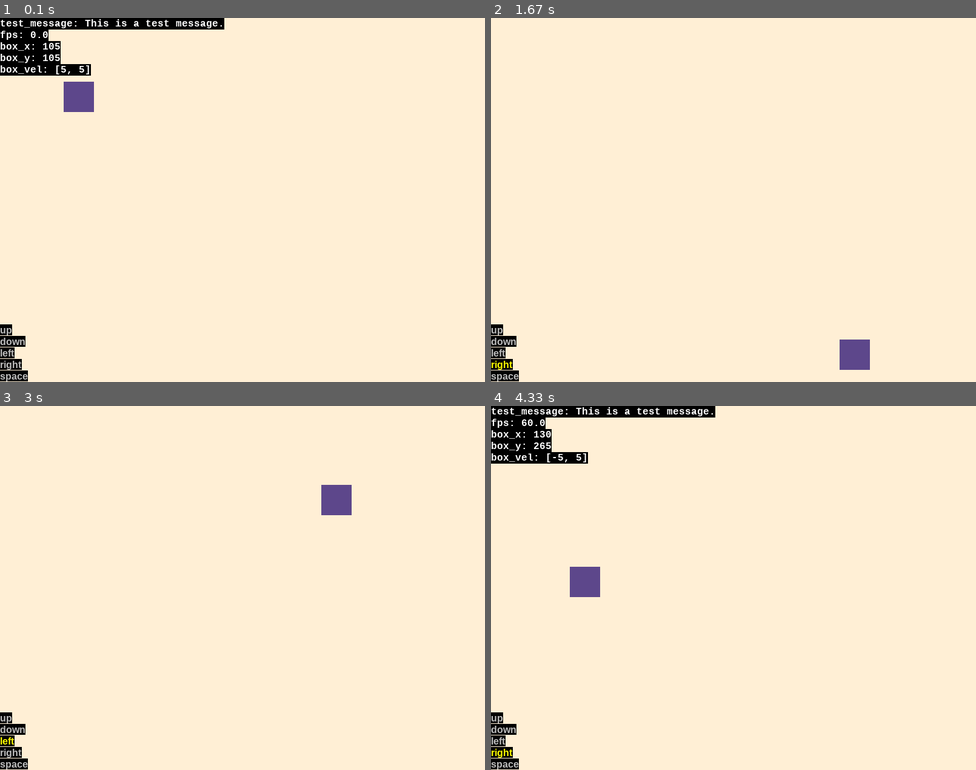
Above: before the commit, frames 1-4 (two rows, left to right).
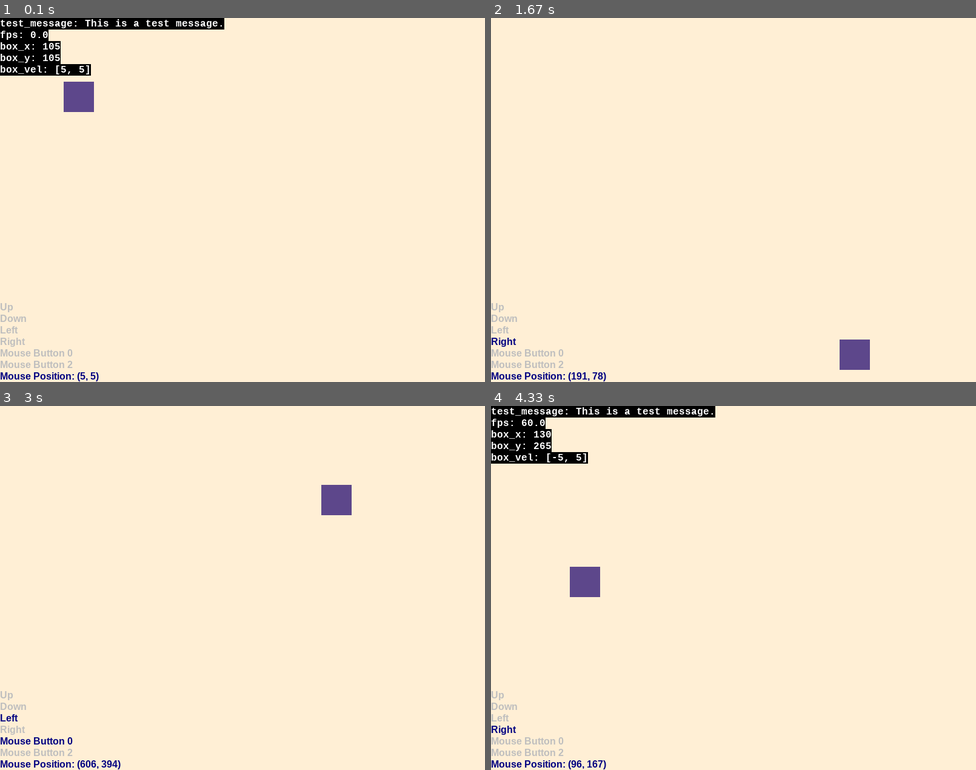
Above: after the commit, the same moments.

Repository: joshjaysalazar/pygame-utility-pack
Game: pygame game, started from examples/debug_example.py
Same seed, same stepped clock (60 frames per second), same inputs: the game is played once before the commit and once after it.
Inputs (mouse positions are in pixels of both pictures, inside the frame that each line leads up to):
- Up to frame 1 (0.1 s): no input
- Up to frame 2 (1.67 s): hold Right 0.33-0.8 s; move the mouse to (714, 214) at 0.37 s; press the mouse at (583, 145) at 0.87 s; move the mouse to (583, 214) at 0.97 s; release the mouse at (583, 287) at 1.1 s; hold Up 1.17-1.47 s; click (806, 72) at 1.25 s; hold Right from 1.5 s (still down); click (607, 65) at 1.58 s; tap V at 1.65 s
- Up to frame 3 (3 s): release Right at 1.97 s; hold Left 2-2.53 s; click (67, 577) at 2.08 s; hold Down 2.57-2.87 s; click (242, 631) at 2.65 s; hold Left from 2.9 s (still down); click (368, 646) at 2.98 s
- Up to frame 4 (4.33 s): tap V at 3.05 s; release Left at 3.3 s; hold Up 3.33-3.7 s; click (830, 558) at 3.42 s; hold Right from 3.73 s (still down); click (549, 507) at 3.82 s

The runs differ from the first frame. In frame 1, 1.0% of the frame differs, in the area x 0-21%, y 78-100%; in frame 2, 1.1%; in frame 3, 1.1%, in the area x 0-25%, y 78-100%; in frame 4, 1.1%.

Commit message:
Added mouse functionality to input_overlay

Diff:
--- a/examples/debug_example.py
+++ b/examples/debug_example.py
@@ -32,13 +32,14 @@
         self.debug_overlay = DebugOverlay(self.screen)
         self.input_overlay = InputOverlay(
             self.screen,
-            expected_inputs=[
+            expected_keys=[
                 pygame.K_UP,
                 pygame.K_DOWN,
                 pygame.K_LEFT,
-                pygame.K_RIGHT,
-                pygame.K_SPACE
-            ]
+                pygame.K_RIGHT
+            ],
+            expected_mouse_buttons=[0, 2],
+            show_mouse_position=True
         )
 
         # Set overlay fonts (debug_overlay uses default font)
@@ -47,7 +48,7 @@
                 size=16,
                 bold=True,
                 italic=False,
-                color="yellow"
+                color="navy"
             )
 
         # Create a Box instance
@@ -93,7 +94,10 @@
             )
 
             # Draw the input overlay in the bottom-left corner
-            self.input_overlay.draw(position="bottomleft")
+            self.input_overlay.draw(
+                position="bottomleft",
+                background_enabled=False
+                )
 
             # Update the display and limit the framerate
             pygame.display.flip()
--- a/pygkit/debug/input_overlay.py
+++ b/pygkit/debug/input_overlay.py
@@ -3,19 +3,28 @@
 
 
 class InputOverlay(DebugOverlay):
-    def __init__(self, screen, expected_inputs=None):
+    def __init__(
+            self,
+            screen,
+            expected_keys=None,
+            expected_mouse_buttons=None,
+            show_mouse_position=False
+        ):
         super().__init__(screen)
 
         # Member variables
         self.screen = screen
-        self.expected_inputs = expected_inputs
+        self.expected_keys = expected_keys
+        self.expected_mouse_buttons = expected_mouse_buttons
+        self.show_mouse_position = show_mouse_position
 
         # Set of currently active inputs
-        self.current_inputs = set()
+        self.current_keys = set()
+        self.current_mouse_buttons = set()
 
         # Setup keyboard keys to check
-        if self.expected_inputs:
-            self.keys_to_check = self.expected_inputs
+        if self.expected_keys:
+            self.keys_to_check = self.expected_keys
         else:
             self.keys_to_check = []
             for key in dir(pygame):
@@ -23,32 +32,63 @@
                     self.keys_to_check.append(getattr(pygame, key))
 
     def update_current_inputs(self):
+        # Update keyboard inputs
         pressed_keys = pygame.key.get_pressed()
-
         for key_code in self.keys_to_check:
             if pressed_keys[key_code]:
-                self.current_inputs.add(key_code)
+                self.current_keys.add(key_code)
             else:
-                self.current_inputs.discard(key_code)
+                self.current_keys.discard(key_code)
+
+        # Update mouse inputs
+        pressed_mouse_buttons = pygame.mouse.get_pressed()
+        for button_code in range(len(pressed_mouse_buttons)):
+            if pressed_mouse_buttons[button_code]:
+                self.current_mouse_buttons.add(button_code)
+            else:
+                self.current_mouse_buttons.discard(button_code)
 
     def get_text_surfaces(self):
         self.update_current_inputs()
 
-        # Set the inputs to draw
-        if self.expected_inputs:
-            inputs_to_draw = self.expected_inputs
+        # Set the keyboard inputs to draw
+        if self.expected_keys:
+            inputs_to_draw = self.expected_keys
         else:
-            inputs_to_draw = list(self.current_inputs)
+            inputs_to_draw = list(self.current_keys)
 
-        # Create text surfaces for variables
+        # Create text surfaces
         text_surfaces = []
+
+        # Create surfaces for keyboard inputs
         for input_code in inputs_to_draw:
             input_name = pygame.key.name(input_code)
-            if input_code in self.current_inputs:
+            if input_code in self.current_keys:
                 input_color = self.font_color
             else:
                 input_color = "grey"
-            text = self.font.render(input_name, True, input_color)
+            text = self.font.render(input_name.title(), True, input_color)
+            text_surfaces.append(text)
+
+        # Create surfaces for mouse buttons
+        if self.expected_mouse_buttons:
+            buttons_to_draw = self.expected_mouse_buttons
+        else:
+            buttons_to_draw = list(self.current_mouse_buttons)
+        for button_code in buttons_to_draw:
+            button_name = f"Mouse Button {button_code}"
+            if button_code in self.current_mouse_buttons:
+                button_color = self.font_color
+            else:
+                button_color = "grey"
+            text = self.font.render(button_name, True, button_color)
+            text_surfaces.append(text)
+
+        # If show_mouse_position is True, create a surf for the mouse position
+        if self.show_mouse_position:
+            mouse_pos = pygame.mouse.get_pos()
+            mouse_pos_str = f"Mouse Position: ({mouse_pos[0]}, {mouse_pos[1]})"
+            text = self.font.render(mouse_pos_str, True, self.font_color)
             text_surfaces.append(text)
 
         return text_surfaces
